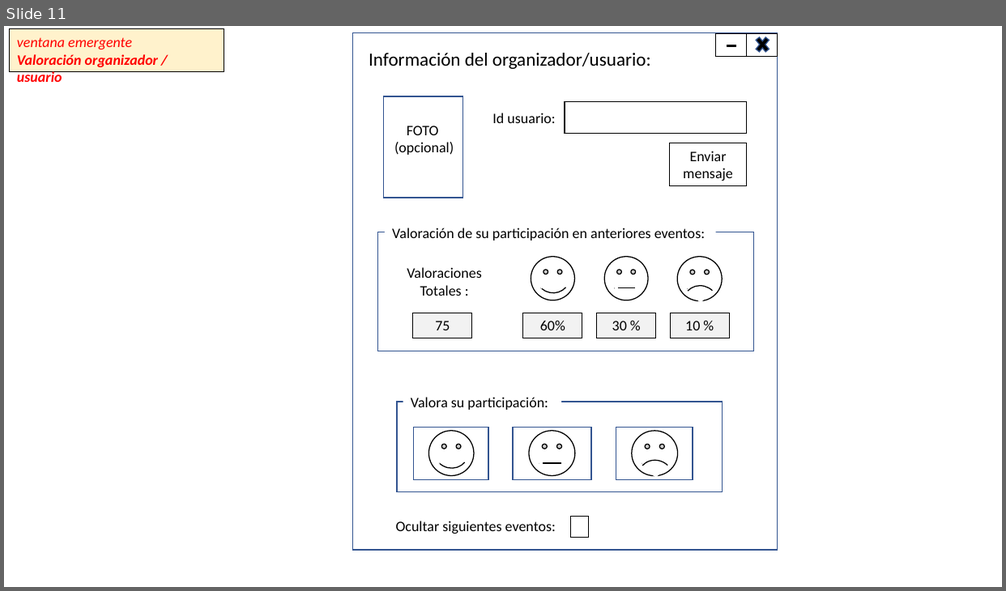
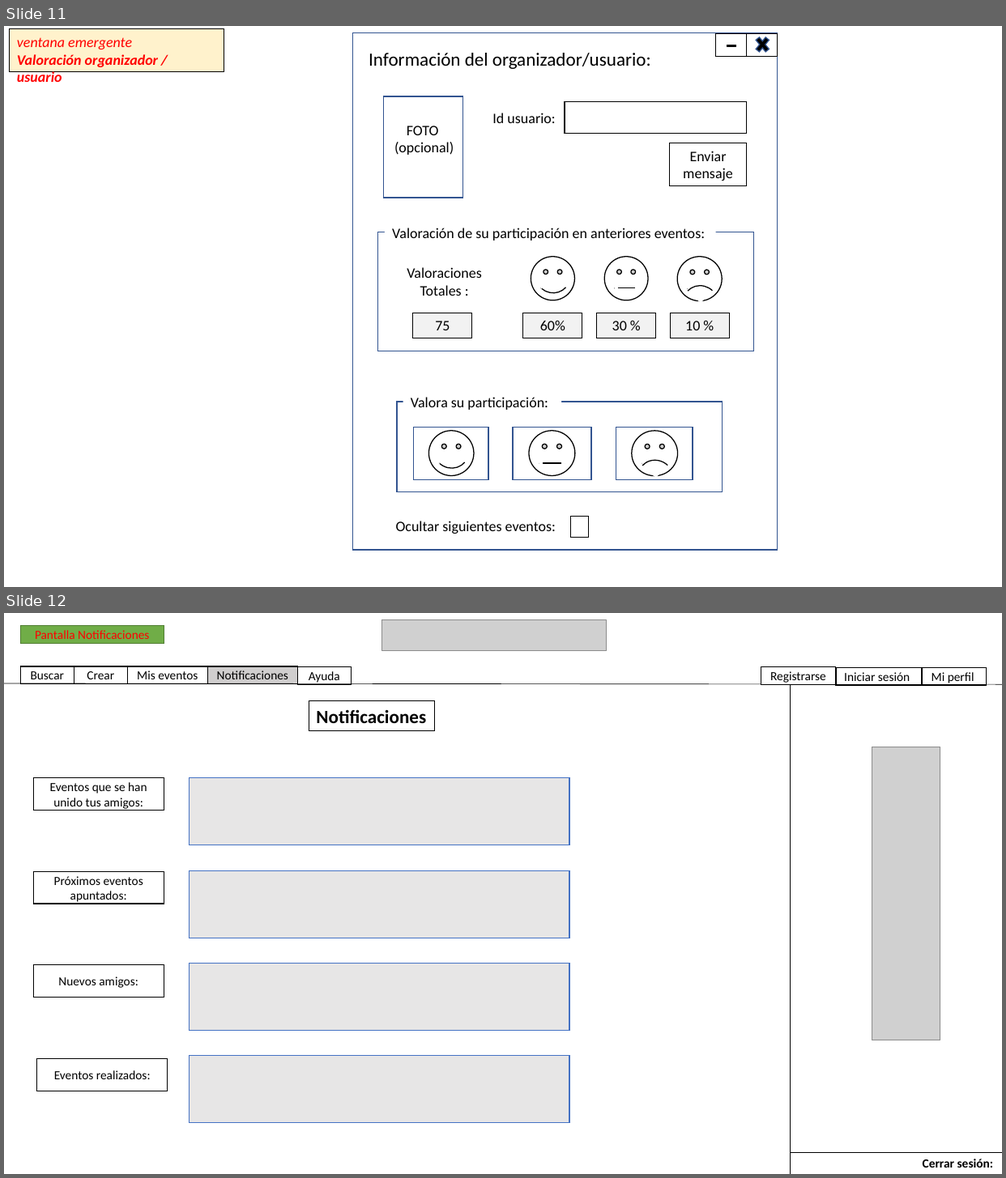
Before and after one commit to Enrique-Izquierdo/DAM_1--PI_verde, a slide deck: Mockup_PIverde.pptx. Shown one above the other, each under a label of ours: slide 11 before the commit, slides 11 and 12 after it. The pictures are 1006x591 and 1006x1178 pixels, drawn with LibreOffice and Linux fonts; fonts in the diff are those of the drawing; grey boxes stand for pictures. Boxes give left, top, right and bottom in pixels: in the first picture for what was removed or moved away, otherwise in the second. Text is boxed around its words. In the diff, an @@ line names an element or a change of style, - is before the commit and + after.

Commit message:
Mockup con todas las pantallas

```diff
--- a/Mockup_PIverde.pptx
+++ b/Mockup_PIverde.pptx
@@ slide 12 added at (4,613,1002,1174), background #FFFFFF @@
@@ rectangle added at (20,626,164,643), fill #70AD47, outline #507E32 1 pt, 12 pt, text #FF0000 @@
+Pantalla Notificaciones
@@ picture added at (382,620,607,651) @@
@@ line added from (4, 683) to (1002, 684), #000000 0.5 pt @@
@@ rectangle added at (20,666,74,683), fill #FFFFFF, outline #000000 1 pt, 12 pt, text #000000 @@
+Buscar
@@ rectangle added at (74,666,127,683), fill #FFFFFF, outline #000000 1 pt, 12 pt, text #000000 @@
+Crear
@@ rectangle added at (127,666,207,683), fill #FFFFFF, outline #000000 1 pt, 12 pt, text #000000 @@
+Mis eventos
@@ rectangle added at (207,666,297,683), fill #D0CECE, outline #000000 1 pt, 12 pt, text #000000 @@
+Notificaciones
@@ rectangle added at (297,667,351,684), fill #FFFFFF, outline #000000 1 pt, 12 pt, text #000000 @@
+Ayuda
@@ rectangle added at (761,667,836,684), fill #FFFFFF, outline #000000 1 pt, 12 pt, text #000000 @@
+Registrarse
@@ line added from (791, 685) to (791, 1174), #000000 0.5 pt @@
@@ rectangle added at (836,667,921,685), fill #FFFFFF, outline #000000 1 pt, 12 pt, text #000000 @@
+Iniciar sesión
@@ rectangle added at (923,667,987,685), fill #FFFFFF, outline #000000 1 pt, 12 pt, text #000000 @@
+Mi perfil
@@ rectangle added at (309,701,434,731), fill #FFFFFF, outline #000000 1 pt, 18 pt, text #000000, bold @@
+Notificaciones
@@ picture added at (872,747,941,1041) @@
@@ rectangle added at (33,777,164,810), fill #FFFFFF, outline #000000 1 pt, 12 pt, text #000000 @@
+Eventos que se han unido tus amigos:
@@ rectangle added at (189,777,569,845), fill #E7E6E6, outline #4472C4 1 pt @@
@@ rectangle added at (33,872,164,905), fill #FFFFFF, outline #000000 1 pt, 12 pt, text #000000 @@
+Próximos eventos apuntados:
@@ rectangle added at (189,871,569,939), fill #E7E6E6, outline #4472C4 1 pt @@
@@ rectangle added at (33,965,164,998), fill #FFFFFF, outline #000000 1 pt, 12 pt, text #000000 @@
+Nuevos amigos:
@@ rectangle added at (189,964,569,1031), fill #E7E6E6, outline #4472C4 1 pt @@
@@ rectangle added at (37,1059,167,1092), fill #FFFFFF, outline #000000 1 pt, 12 pt, text #000000 @@
+Eventos realizados:
@@ rectangle added at (189,1055,569,1122), fill #E7E6E6, outline #4472C4 1 pt @@
@@ line added from (791, 1152) to (1002, 1152), #000000 0.5 pt @@
@@ text added at (923,1159,994,1168), 12 pt, text #000000, bold @@
+Cerrar sesión:
```
Also in this commit, not shown: 1 slide changed, 1 other slide added.
